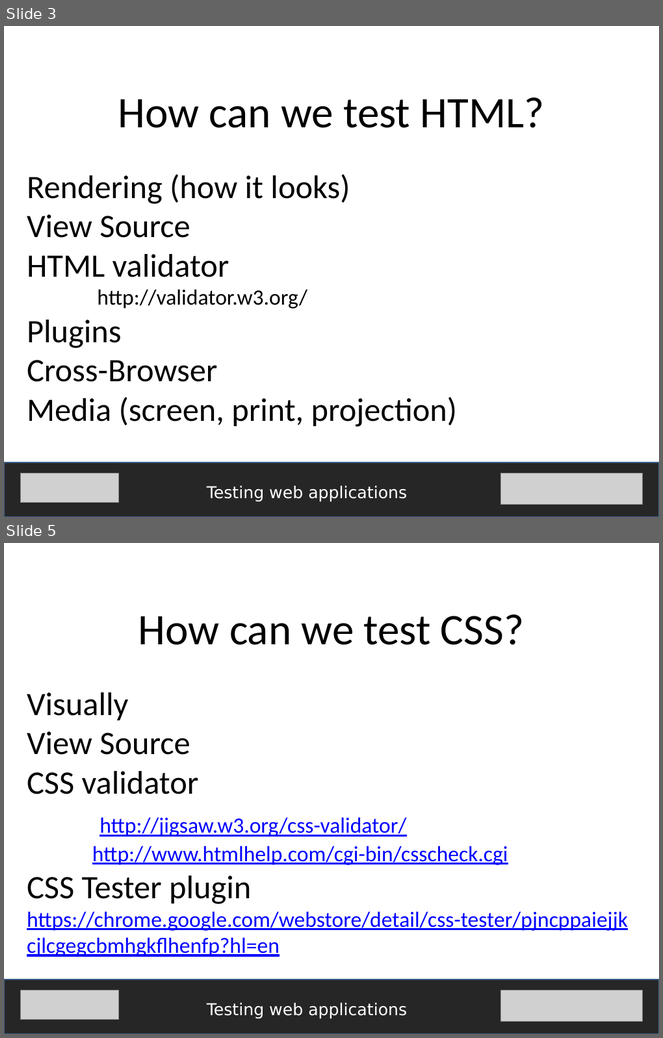
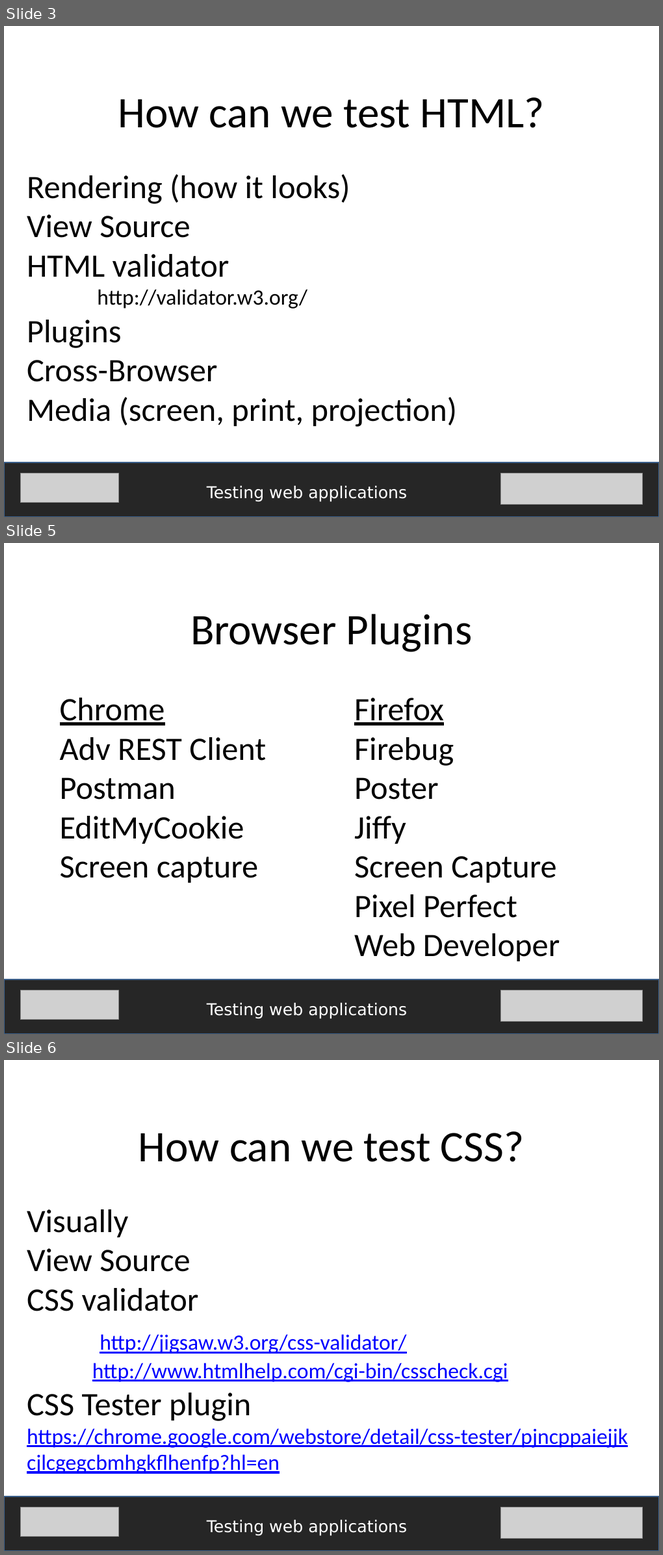
Before and after one commit to fijiaaron/testing-web-apps-and-services, a slide deck: presentations/Testing web apps.pptx. Shown one above the other, each under a label of ours: slides 3 and 5 before the commit, slides 3, 5 and 6 after it; the slides between them are not shown. The pictures are 663x1038 and 663x1555 pixels, drawn with LibreOffice and Linux fonts; fonts in the diff are those of the drawing; grey boxes stand for pictures. Boxes give left, top, right and bottom in pixels: in the first picture for what was removed or moved away, otherwise in the second. Text is boxed around its words. In the diff, an @@ line names an element or a change of style, - is before the commit and + after.

Commit message:
testing web apps done

```diff
--- a/presentations/Testing web apps.pptx
+++ b/presentations/Testing web apps.pptx
@@ slide 5 added at [4,543,659,1034], background #FFFFFF @@
@@ text added at [191,614,473,652], 48 pt, text #000000 @@
+Browser Plugins
@@ text added at [60,698,266,883], 36 pt, text #000000 @@
+Chrome
+Adv REST Client
+Postman
+EditMyCookie
+Screen capture
@@ text added at [354,698,560,962], 36 pt, text #000000 @@
+Firefox
+Firebug
+Poster
+Jiffy
+Screen Capture
+Pixel Perfect
+Web Developer
@@ rectangle added at [4,980,659,1034], fill #262626, outline #3A5F8C 2 pt @@
@@ picture added at [20,990,118,1020] @@
@@ picture added at [501,990,643,1021] @@
@@ text added at [207,1003,407,1019], 18 pt, text #FFFFFF @@
+Testing web applications
@@ what was slide 5 is now slide 6 @@
```
Also in this commit, not shown: 3 slides changed, 15 other slides added, 1 other file.
